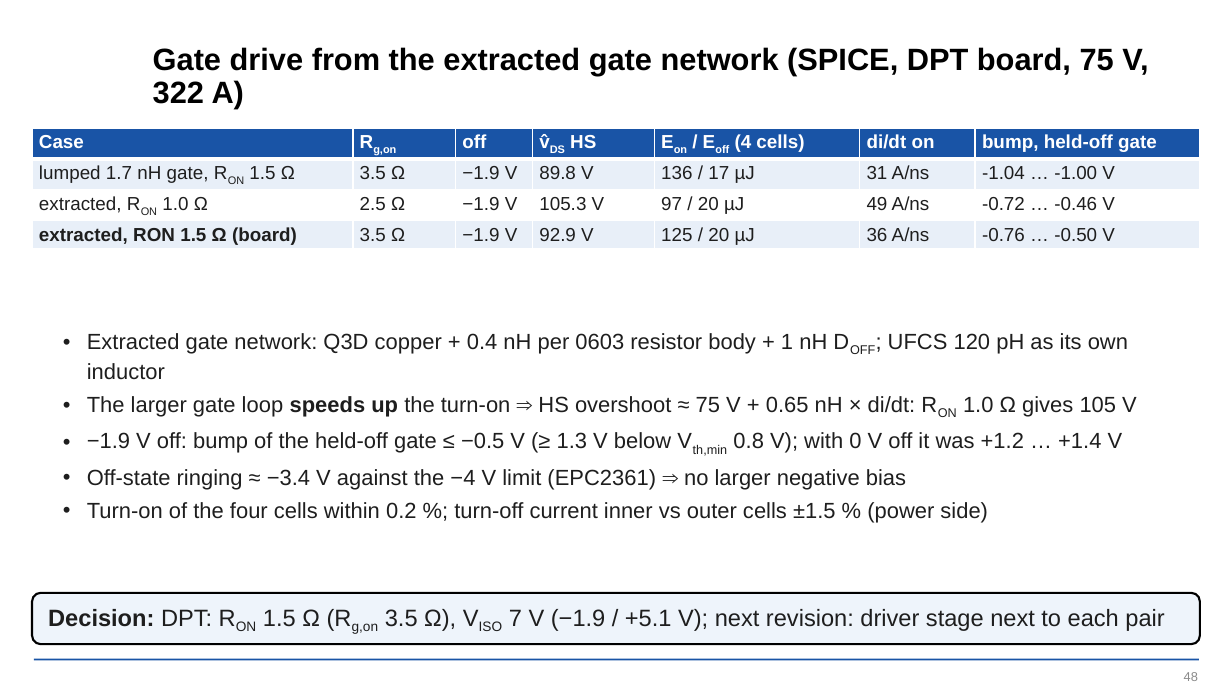
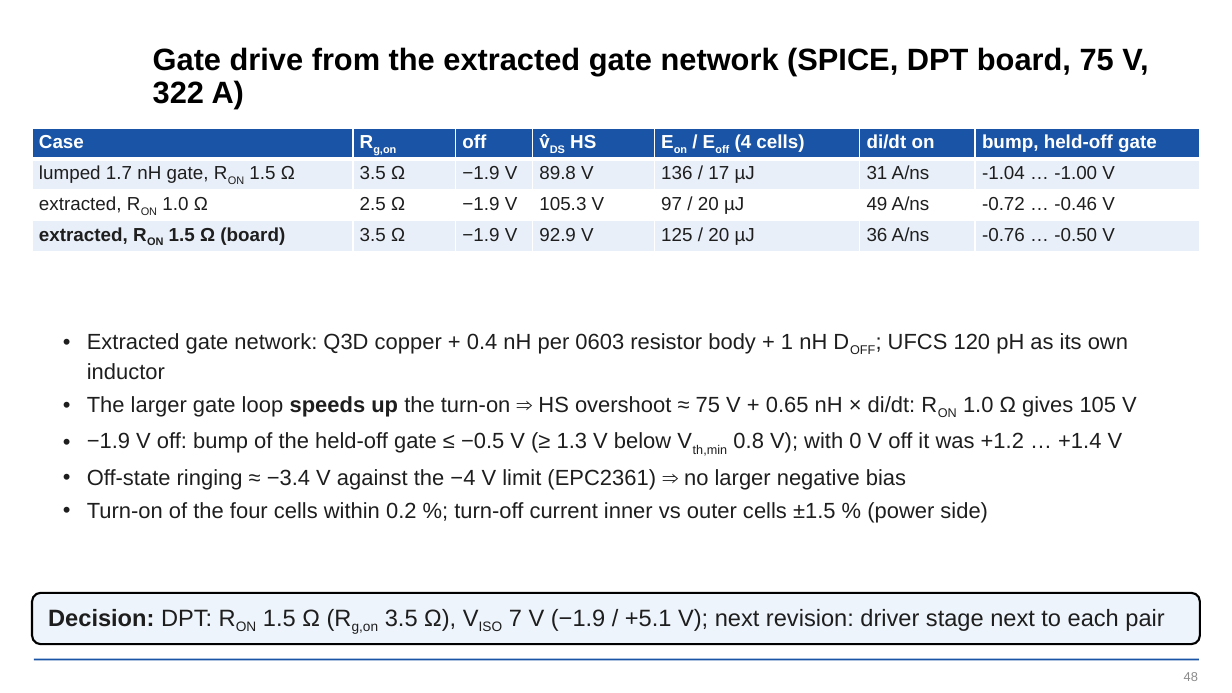
Before and after one commit to EnesAyaz/KTH, a slide deck: slide 48 of PCB-Design/reports/slides/spb_revb_design_flow.pptx. Drawn at 1232x693 pixels with LibreOffice and Linux fonts; fonts in the diff are those of the drawing; background and template pictures are left out. Boxes give left, top, right and bottom in pixels: in the first picture for what was removed or moved away, otherwise in the second. Text is boxed around its words. In the diff, an @@ line names an element or a change of style, - is before the commit and + after.

```diff
--- a/PCB-Design/reports/slides/spb_revb_design_flow.pptx
+++ b/PCB-Design/reports/slides/spb_revb_design_flow.pptx
@@ table at (x1=32, y1=128, x2=1199, y2=249) @@
@@ now subscript in "RON" @@
```
Also in this commit, not shown: 1 other slide changed, 2 other files.
